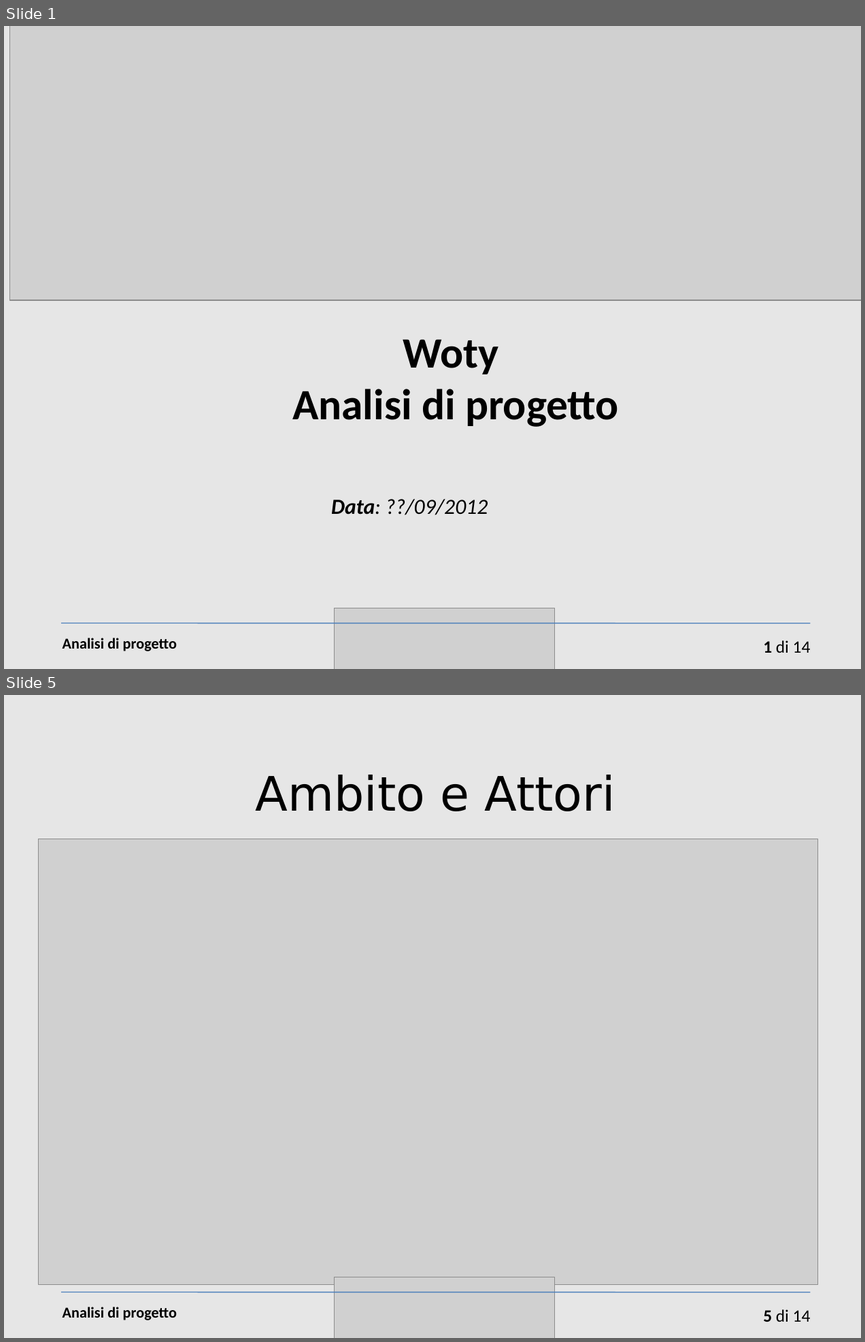
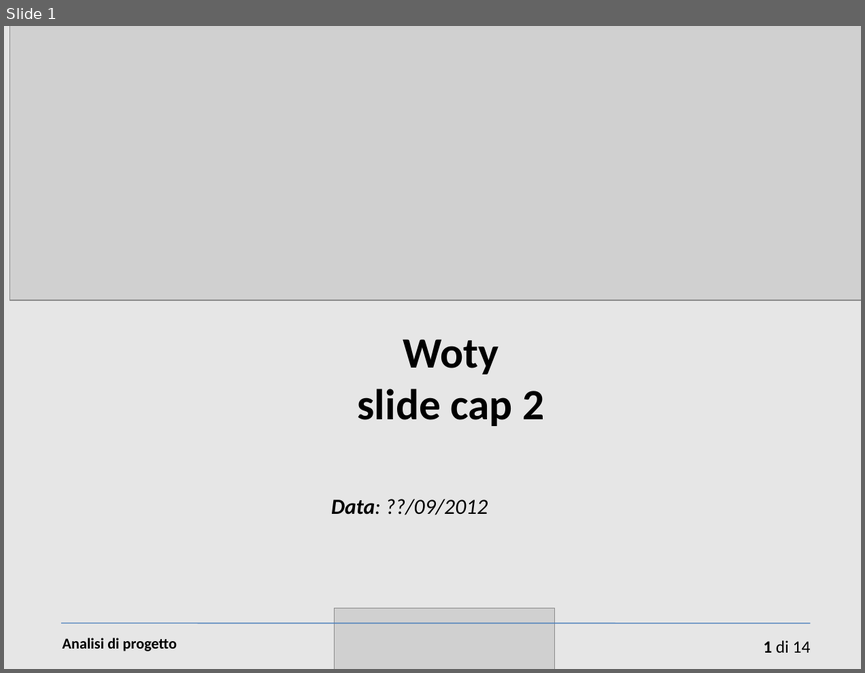
Before and after one commit to sevenfold-IS2011/woty_SGP, a slide deck: 2 dettagli tecnici/Presentazione-cap2.ppt. Shown one above the other, each under a label of ours: slides 1 and 5 before the commit, slide 1 after it; the slides between them are not shown. The pictures are 865x1342 and 865x673 pixels, drawn with LibreOffice and Linux fonts; fonts in the diff are those of the drawing; grey boxes stand for pictures. Boxes give left, top, right and bottom in pixels: in the first picture for what was removed or moved away, otherwise in the second. Text is boxed around its words. In the diff, an @@ line names an element or a change of style, - is before the commit and + after.

```diff
--- a/2 dettagli tecnici/Presentazione-cap2.ppt
+++ b/2 dettagli tecnici/Presentazione-cap2.ppt
@@ slide 5 removed at (x1=4, y1=695, x2=861, y2=1338), background #E6E6E6 @@
@@ text removed at (x1=256, y1=775, x2=615, y2=811) @@
-Ambito e Attori
@@ picture removed at (x1=38, y1=839, x2=818, y2=1285) @@
@@ picture removed at (x1=334, y1=1276, x2=555, y2=1338) @@
@@ line removed from (62, 1292) to (810, 1292) @@
@@ text removed at (x1=62, y1=1306, x2=177, y2=1320) @@
-Analisi di progetto
@@ page number removed at (x1=763, y1=1309, x2=810, y2=1321) @@
-5 di 14
@@ slide 1 changed as well @@
@@ text at (x1=358, y1=388, x2=544, y2=426): text changed @@
-Analisi di progetto
+slide cap 2
```
Also in this commit, not shown: 1 other slide changed, 7 slides added, 11 other slides removed, 1 other file.
